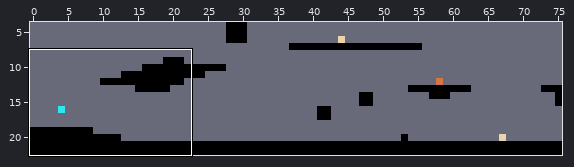
An edit to a level. LDtk project, design/level0.ldtk. Above: a wide view before the commit, with the close-up outlined.
Close-up. Before the commit:
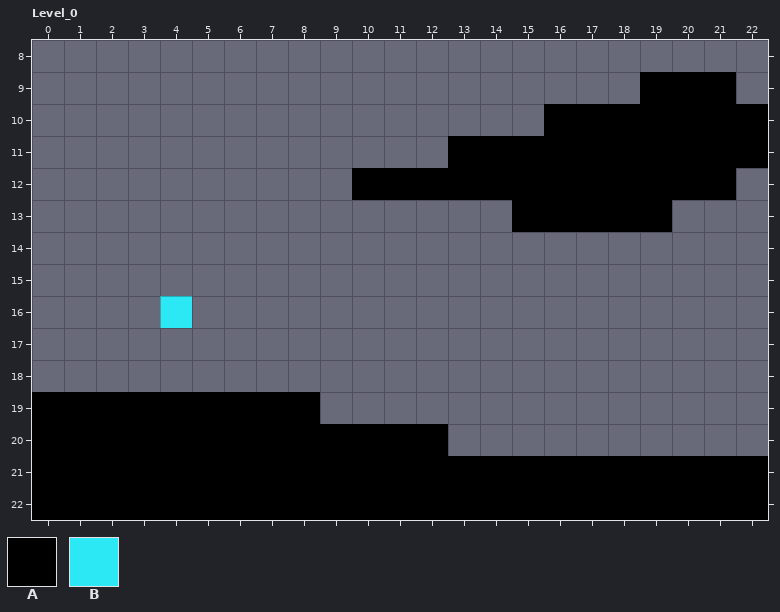
Cells are 8x8 px. Shown: Level_0 x 0..22, y 8..22. The commit also changed other parts of the map, which this record leaves out.
Key: from "IntGrid": A 1 "solid", B 2 "hero".
_ is an empty cell.
Layers that did not change in this view are not listed.
Layer "IntGrid" before, first column x 0:
 8 _______________________
 9 ___________________AAA_
10 ________________AAAAAAA
11 _____________AAAAAAAAAA
12 __________AAAAAAAAAAAA_
13 _______________AAAAA___
14 _______________________
15 _______________________
16 ____B__________________
17 _______________________
18 _______________________
19 AAAAAAAAA______________
20 AAAAAAAAAAAAA__________
21 AAAAAAAAAAAAAAAAAAAAAAA
22 AAAAAAAAAAAAAAAAAAAAAAA
After:
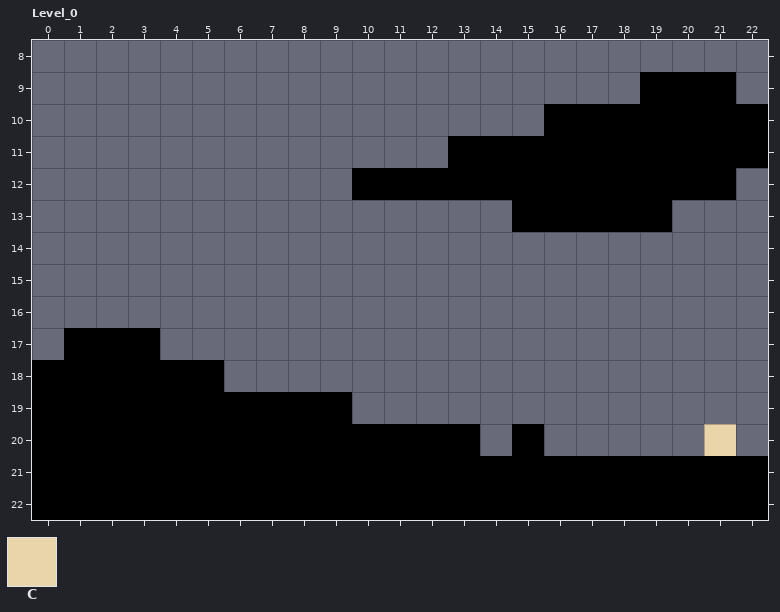
Further tiles: from "IntGrid": C 4 "e2".
The edit:
Changed rows in their new state; . is an unchanged cell.
Layer "IntGrid":
first column x 0:
16 ...._.................
17 .AAA..................
18 AAAAAA................
19 .........A............
20 .............A.A.....C
